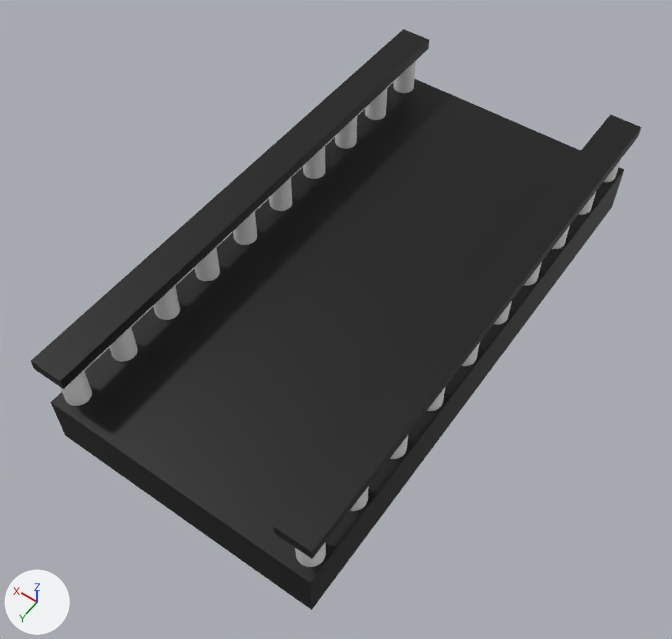
Before and after pictures for a commit that changed the Blender file Kenny StarRunner/Assets/LevelPieces/Straight.blend.
One viewpoint serves both versions: a 50 mm camera at (-5.68, 8.85, 12.67) aimed at (-0.16, 1.12, 0.52). Arrows for +X, +Y and +Z are at lower left; the lights stay in place. The first picture is the older version.
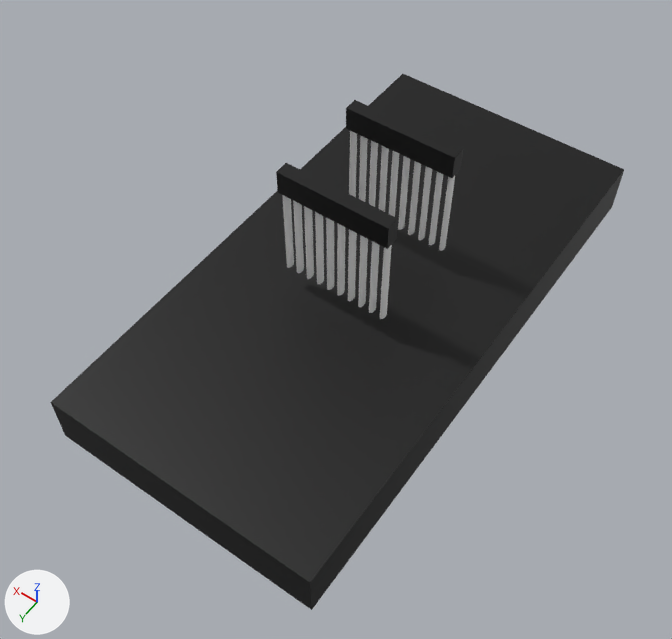
Where the newer file only moved an object's origin or applied its transform, the numbers keep the older frame.

Boxes [x1, y1, x2, y2] around the edits, measured in the pictures (672 x 639 px):
```json
{"object": "Cube", "change": "turned, rescaled", "before": [51, 79, 624, 610], "after": [51, 74, 624, 610]}
{"object": "Cube.001", "change": "reshaped", "before": [274, 114, 641, 559], "after": [276, 163, 398, 249], "on screen": "67% narrower, 80% shorter"}
{"object": "Cube.002", "change": "reshaped", "before": [31, 29, 429, 389], "after": [346, 100, 463, 178], "on screen": "70% narrower, 78% shorter"}
{"object": "Cylinder.015", "change": "reshaped", "before": [394, 61, 416, 93], "after": [439, 176, 455, 251]}
```

Scene script edits in JSON lines:
```json
{"block": "me_cube", "where": "# used by ob_cube; location = (0.0, 0.0, 0.0); rotation_euler = (0.0, 0.0, 1.571), in degrees (0, 0, 90); scale = (5.0, 2.5, 0.5)"}
{"op": "remove", "block": "me_cube", "code": "me_cube.from_pydata(...)  # 8 vertices, 6 faces; spans x -1.0..1.0, y -1.0..1.0, z -1.0..1.0"}
{"op": "add", "block": "me_cube", "code": "me_cube.from_pydata(...)  # 8 vertices, 6 faces; spans x -2.5..2.5, y -5.0..5.0, z -0.5..0.5"}
{"block": "me_cube", "change": "me_cube part 1"}
{"op": "set", "path": "me_cube.vertices[0].co", "old": "(1.0, 1.0, 1.0)", "new": "(-2.5, 5.0, 0.5)", "note": "pixel (310, 582)"}
{"op": "set", "path": "me_cube.vertices[1].co", "old": "(1.0, 1.0, -1.0)", "new": "(-2.5, 5.0, -0.5)", "note": "pixel (311, 609)"}
{"op": "set", "path": "me_cube.vertices[2].co", "old": "(1.0, -1.0, 1.0)", "new": "(2.5, 5.0, 0.5)", "note": "pixel (50, 402)"}
{"op": "set", "path": "me_cube.vertices[3].co", "old": "(1.0, -1.0, -1.0)", "new": "(2.5, 5.0, -0.5)", "note": "pixel (65, 435)"}
{"op": "set", "path": "me_cube.vertices[4].co", "old": "(-1.0, 1.0, 1.0)", "new": "(-2.5, -5.0, 0.5)", "note": "pixel (624, 169)"}
{"op": "set", "path": "me_cube.vertices[5].co", "old": "(-1.0, 1.0, -1.0)", "new": "(-2.5, -5.0, -0.5)", "note": "pixel (612, 207)"}
{"op": "set", "path": "me_cube.vertices[6].co", "old": "(-1.0, -1.0, 1.0)", "new": "(2.5, -5.0, 0.5)", "note": "not seen -> pixel (402, 73)"}
{"op": "set", "path": "me_cube.vertices[7].co", "old": "(-1.0, -1.0, -1.0)", "new": "(2.5, -5.0, -0.5)"}
{"op": "set", "path": "ob_cube.rotation_euler", "old": "(0.0, 0.0, 1.571)", "new": "(0.0, 0.0, 0.0)", "note": "degrees (0, 0, 90) -> degrees (0, 0, 0)"}
{"op": "set", "path": "ob_cube.scale", "old": "(5.0, 2.5, 0.5)", "new": "(1.0, 1.0, 1.0)"}
```
